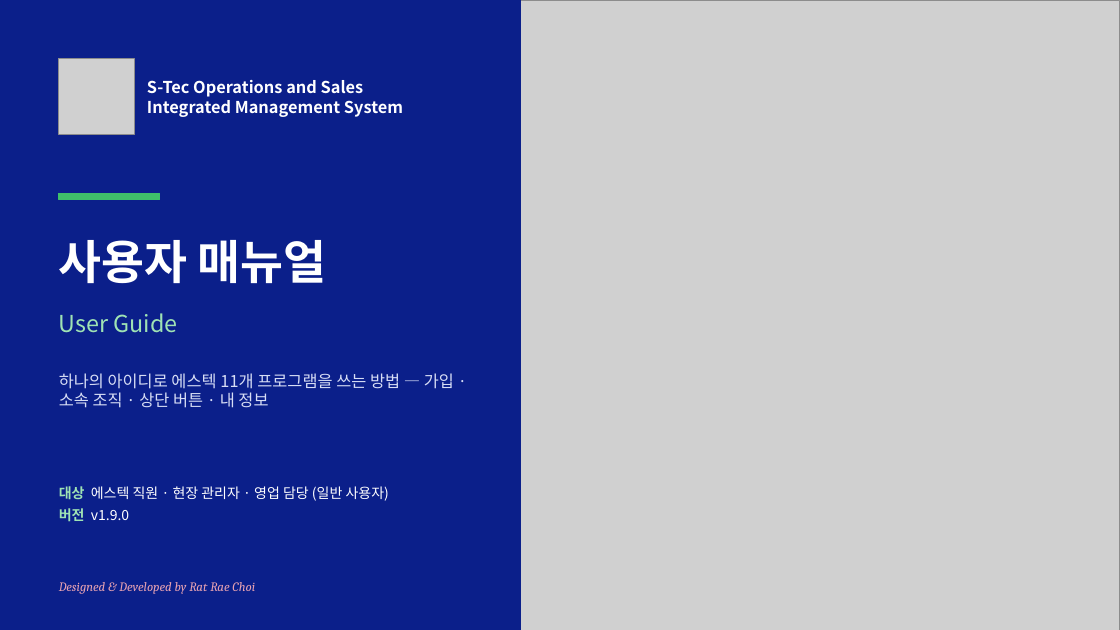
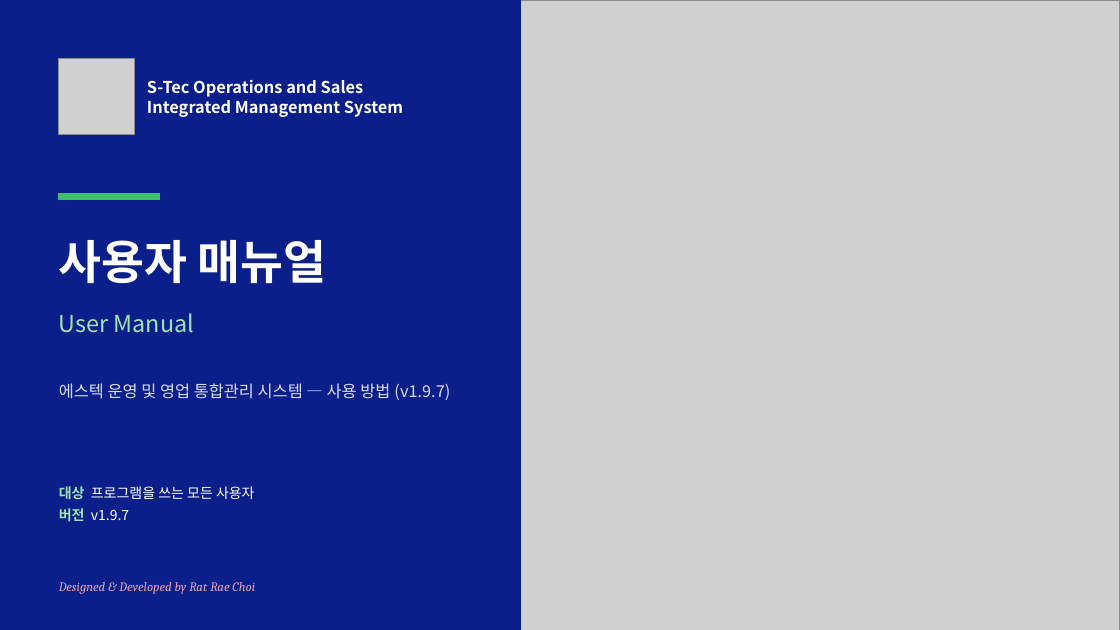
Before and after one commit to sadness500-boop/S-Tec-Operations-and-Sales-Integrated-Management-System, a slide deck: slide 1 of manuals/stec-user-manual.pptx. Drawn at 1120x630 pixels with LibreOffice and Linux fonts; fonts in the diff are those of the drawing; grey boxes stand for pictures. Boxes give left, top, right and bottom in pixels: in the first picture for what was removed or moved away, otherwise in the second. Text is boxed around its words. In the diff, an @@ line names an element or a change of style, - is before the commit and + after.

```diff
--- a/manuals/stec-user-manual.pptx
+++ b/manuals/stec-user-manual.pptx
@@ text at (59,313,194,333): text changed @@
-User Guide
+User Manual
@@ text at (59,383,450,400): text changed @@
-하나의 아이디로 에스텍 11개 프로그램을 쓰는 방법 — 가입 · 소속 조직 · 상단 버튼 · 내 정보
+에스텍 운영 및 영업 통합관리 시스템 — 사용 방법 (v1.9.7)
@@ text at (59,486,255,522): text changed @@
-대상 에스텍 직원 · 현장 관리자 · 영업 담당 (일반 사용자)
-버전 v1.9.0
+대상 프로그램을 쓰는 모든 사용자
+버전 v1.9.7
```
Also in this commit, not shown: 13 other slides changed, 5 slides removed, 11 other files.
